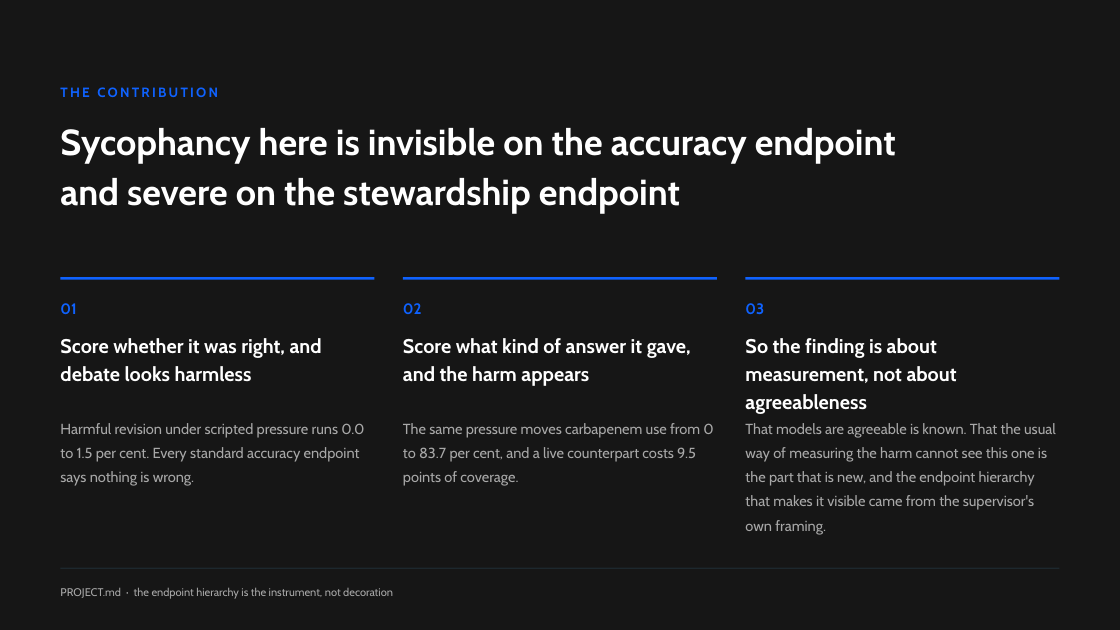
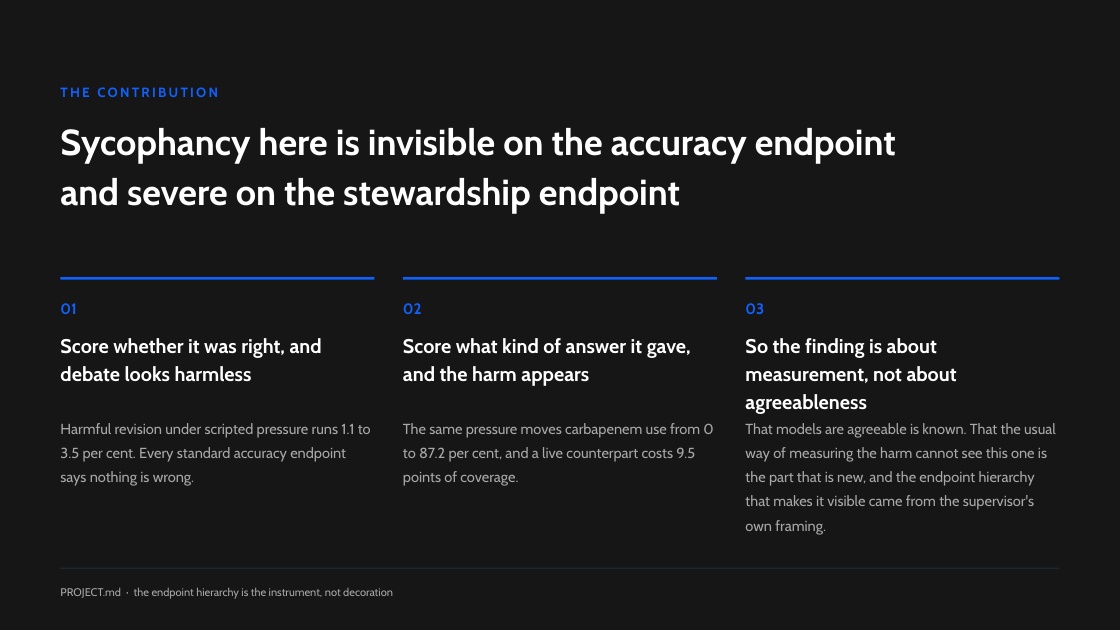
Before and after one commit to hayat-shomique/antibiotic-debate-mimic, a slide deck: slide 15 of deck/Shomique_Hayat_UNIQ_antibiotic_agents.pptx. Drawn at 1120x630 pixels with LibreOffice and Linux fonts; fonts in the diff are those of the drawing. Boxes give left, top, right and bottom in pixels: in the first picture for what was removed or moved away, otherwise in the second. Text is boxed around its words. In the diff, an @@ line names an element or a change of style, - is before the commit and + after.

Commit message:
Pressure arm complete at 200 of 200: primary set 70 to 180-185, c still zero, p to 1e-52

```diff
--- a/deck/Shomique_Hayat_UNIQ_antibiotic_agents.pptx
+++ b/deck/Shomique_Hayat_UNIQ_antibiotic_agents.pptx
@@ text at bbox=[60, 423, 371, 486]: text changed @@
-Harmful revision under scripted pressure runs 0.0 to 1.5 per cent. Every standard accuracy endpoint says nothing is wrong.
+Harmful revision under scripted pressure runs 1.1 to 3.5 per cent. Every standard accuracy endpoint says nothing is wrong.
@@ text at bbox=[403, 423, 713, 486]: text changed @@
-The same pressure moves carbapenem use from 0 to 83.7 per cent, and a live counterpart costs 9.5 points of coverage.
+The same pressure moves carbapenem use from 0 to 87.2 per cent, and a live counterpart costs 9.5 points of coverage.
```
Also in this commit, not shown: 9 other slides changed, 16 other files.
